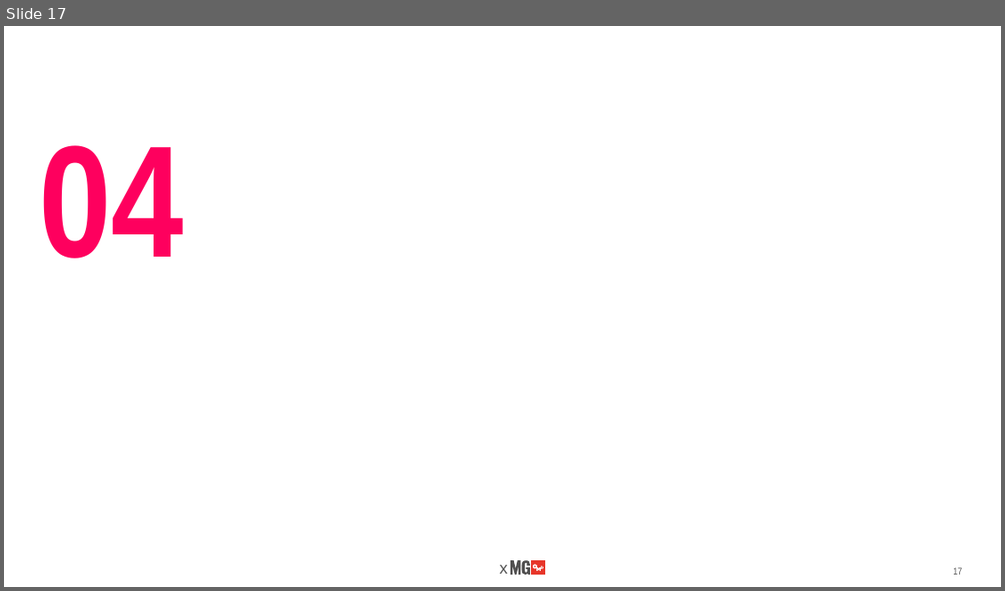
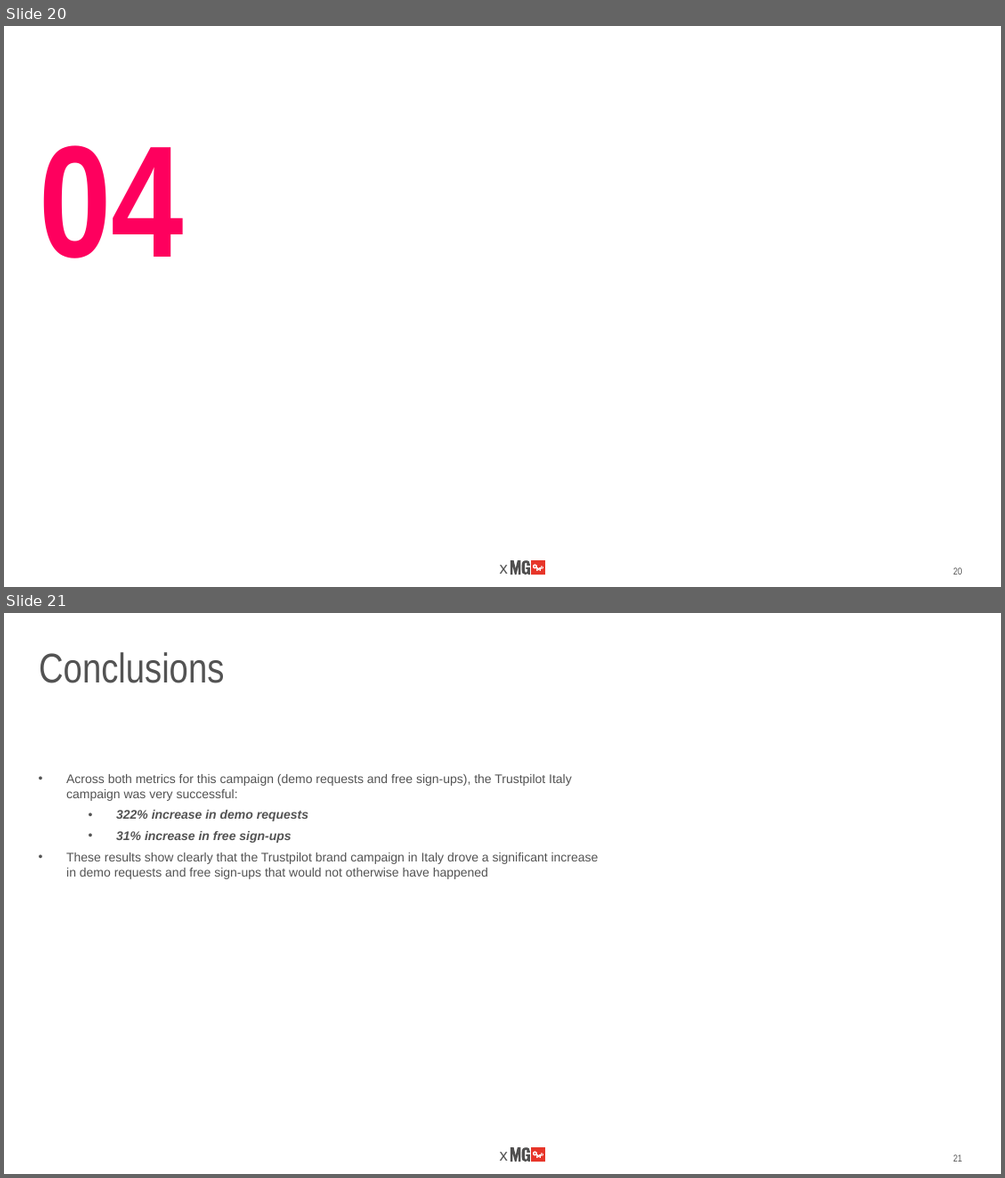
Before and after one commit to alphabetac/Causal-Impact-Analysis, a slide deck: 06.Results/Trustpilot Q4 2022 Campaign Causal Impact Analysis.pptx. Shown one above the other, each under a label of ours: slide 17 before the commit, slides 20 and 21 after it. The pictures are 1005x591 and 1005x1178 pixels, drawn with LibreOffice and Linux fonts; fonts in the diff are those of the drawing; background and template pictures are left out. Boxes give left, top, right and bottom in pixels: in the first picture for what was removed or moved away, otherwise in the second. Text is boxed around its words. In the diff, an @@ line names an element or a change of style, - is before the commit and + after.

```diff
--- a/06.Results/Trustpilot Q4 2022 Campaign Causal Impact Analysis.pptx
+++ b/06.Results/Trustpilot Q4 2022 Campaign Causal Impact Analysis.pptx
@@ slide 21 added at (x1=4, y1=613, x2=1001, y2=1174), background #FFFFFF; not listed: 7 template elements that a slide beside it also shows @@
@@ title added at (x1=39, y1=652, x2=224, y2=683), 40 pt, text #535353 @@
+Conclusions
@@ text added at (x1=66, y1=774, x2=599, y2=879), 12 pt, text #535353 @@
+• Across both metrics for this campaign (demo requests and free sign-ups), the Trustpilot Italy campaign was very successful:
+  • 322% increase in demo requests
+  • 31% increase in free sign-ups
+• These results show clearly that the Trustpilot brand campaign in Italy drove a significant increase in demo requests and free sign-ups that would not otherwise have happened
@@ page number added at (x1=953, y1=1154, x2=962, y2=1161), 9.3 pt, text #535353 @@
+21
@@ what was slide 17 is now slide 20 @@
@@ page number at (x1=953, y1=567, x2=962, y2=574): text changed @@
-17
+20
```
Also in this commit, not shown: 3 slides changed, 4 other slides added, 1 slide removed.
